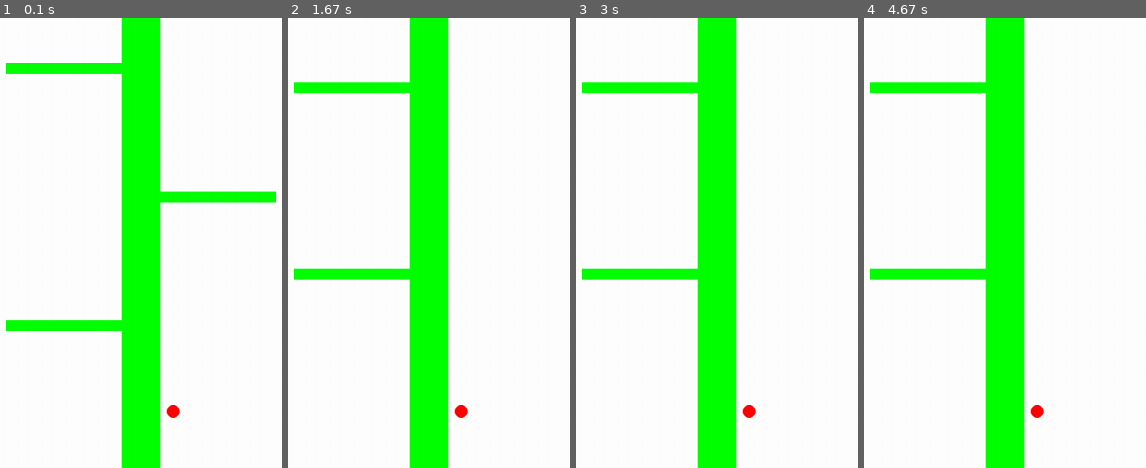
Above: before the commit, frames 1-4 (left to right).
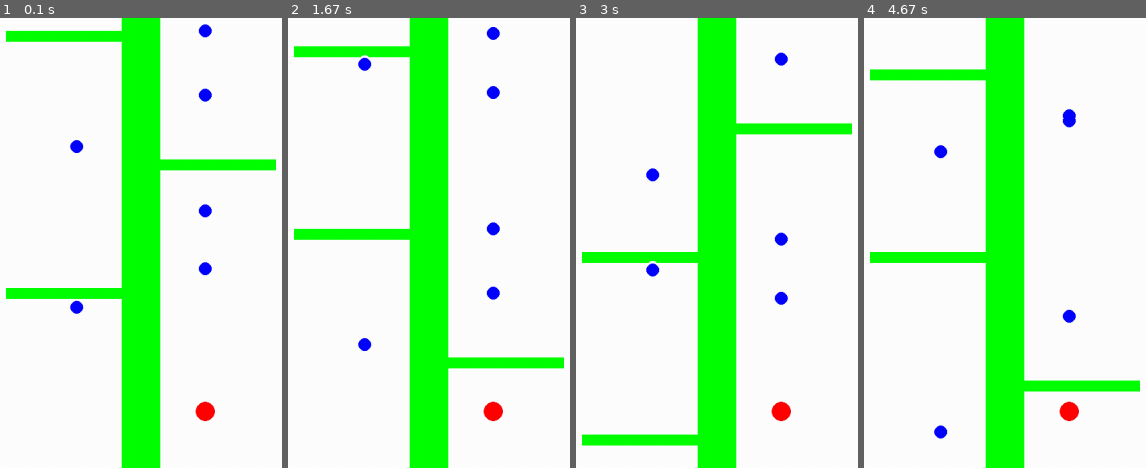
Above: after the commit, the same moments.

Repository: HeyItsBethany3/Game-Project
Game: pygame game, started from game.py
The game is run twice, just before and just after one commit, with the same random seed, the same clock (stepped at 60 frames per second) and the same inputs.
Inputs (mouse positions are in pixels of both pictures, inside the frame that each line leads up to):
- Up to frame 1 (0.1 s): no input
- Up to frame 2 (1.67 s): click (429, 243) at 0.38 s; hold Right 0.67-1.13 s
- Up to frame 3 (3 s): hold Left 1.67-2.2 s; hold Right from 2.67 s (still down)
- Up to frame 4 (4.67 s): release Right at 3.3 s; hold Left 3.33-3.8 s; hold Right 3.83-4.3 s

The runs differ from the first frame. In frame 1, 7.4% of the frame differs, in the area x 2-98%, y 1-90%; in frame 2, 6.5%; in frame 3, 6.2%; in frame 4, 6.3%.

Commit message:
Branches speed up, snowflakes
Now branches speed up over time, you have to click to start the game
initially and snowflakes collect points.

Diff:
--- a/game.py
+++ b/game.py
@@ -2,10 +2,11 @@
 # -*- coding: utf-8 -*-
 """
 Creates initial tree with branches. Snowman can be placed on left or right of
-tree. Game stops if snowman hits branches.
+tree. Game stops if snowman hits branches. Click to start the game.
 """
 import pygame
 import os
+start = False
 
 # Define screen variables
 sWidth = 1400 # screen width
@@ -19,14 +20,19 @@
 branchWidth = TreeWidth*3
 branchHeight = sHeight//40
 
-# Define snoman variables
-snowmanDist = 20   # Distance from tree
+# Define snowman variables
+snowmanDist = 70   # Distance from tree
 snowmanY = 7*sHeight//8   # Distance from screen top to centre of snowman
-rad = 10  # Snowman radius
+rad = 15  # Snowman radius
+radFlake = 10 # Snowflake radius
+
+# Keep score
+points = 0
+
 
 class Branches:
 
-    changeY = 5 # How quickly branch moves down vertically
+    changeY = 4 # How quickly branch moves down vertically
 
     def __init__(self,y, pos):
         self.y = y # height from top of screen
@@ -34,6 +40,7 @@
 
     def paint(self,colour):
         global screen
+
         # If branch has position left, draw to left of tree
         if self.pos == "left":
             pygame.draw.rect(screen, colour, \
@@ -47,6 +54,9 @@
 
     def move(self, snowmanPos):
         global bgColour,treeColour
+
+        if not start:
+            return
 
         # Hide current branch
         self.paint(bgColour)
@@ -91,6 +101,49 @@
         else:
             pygame.draw.circle(screen,colour,(TreeStartWidth+snowmanDist+TreeWidth,snowmanY),rad)
 
+class Snowflake:
+
+    changeY = 4
+
+    def __init__(self, y, pos):
+        self.pos = pos # left or right
+        self.y = y # y coordinates
+
+    def paint(self,colour):
+        # Draws snowflake on correct side of tree
+        global screen
+        if self.pos == "left":
+            pygame.draw.circle(screen,colour,(TreeStartWidth-snowmanDist,self.y),radFlake)
+        else:
+            pygame.draw.circle(screen,colour,(TreeStartWidth+snowmanDist+TreeWidth,self.y),radFlake)
+
+    def move(self, snowmanPos):
+        global bgColour, flakeColour, points
+
+        if not start:
+            return
+
+        # Hide current snowflake
+        self.paint(bgColour)
+        newY = self.y + self.changeY
+        # lower bound for branch y value
+        lowerBound = newY + branchHeight
+
+        if lowerBound < snowmanY+rad and lowerBound > snowmanY-rad and \
+        snowmanPos == self.pos:
+            # New flake be in snowmans space
+            points += 1
+            self.y = 0
+            self.paint(flakeColour)
+
+        elif (lowerBound > sHeight):
+            # snowflake starts at top of screen again
+            self.y = 0
+            self.paint(flakeColour)
+        else:
+            # Snowflake moves down
+            self.y += self.changeY
+            self.paint(flakeColour)
 
 # Main code
 
@@ -102,6 +155,7 @@
 bgColour = pygame.Color("white")
 treeColour = pygame.Color("green")
 snowmanColour = pygame.Color("red")
+flakeColour = pygame.Color("blue")
 
 # Colour the background
 screen.fill(bgColour)
@@ -124,15 +178,61 @@
 snowman = Snowman("right")
 snowman.paint(snowmanColour)
 
+# Create snowflakes
+flake1 = Snowflake(200, "left")
+flake1.paint(flakeColour)
+
+flake2 = Snowflake(450, "left")
+flake2.paint(flakeColour)
+
+flake3 = Snowflake(300, "right")
+flake3.paint(flakeColour)
+
+flake4 = Snowflake(390, "right")
+flake4.paint(flakeColour)
+
+flake5 = Snowflake(120, "right")
+flake5.paint(flakeColour)
+
+flake6 = Snowflake(20, "right")
+flake6.paint(flakeColour)
+
+# Sets the speed of program
+clock = pygame.time.Clock()
+clock.tick(40)
+counter = 1 # time counter
+
 while True:
 
     e = pygame.event.poll()
     if e.type == pygame.QUIT:
         # Can close game at any time
+
         break
+    elif e.type == pygame.MOUSEBUTTONDOWN :
+        # Click to start game
+        start = True
+        counter = 1 # time starts now
+
+    elif pygame.key.get_pressed()[pygame.K_LEFT]:
+        snowman.paint(bgColour)
+        snowman.pos = "left"
+        snowman.paint(snowmanColour)
+
+    elif pygame.key.get_pressed()[pygame.K_RIGHT]:
+        snowman.paint(bgColour)
+        snowman.pos = "right"
+        snowman.paint(snowmanColour)
 
     # Shows any changes made
     pygame.display.flip()
+
+    # Branches and snowflakes move faster over time
+    if counter%1000 == 0:
+        Branches.changeY += 2
+        Snowflake.changeY += 2
+    counter += 1
+
 
     # Move branches
     branch1.move(snowman.pos)
@@ -140,6 +240,14 @@
     branch3.move(snowman.pos)
 
 
-
+    # Move snowflakes
+    flake1.move(snowman.pos)
+    flake2.move(snowman.pos)
+    flake3.move(snowman.pos)
+    flake4.move(snowman.pos)
+    flake5.move(snowman.pos)
+    flake6.move(snowman.pos)
+
+print("You have {} points!".format(points))
 pygame.quit()  # Stops program
 os._exit(0)  # Stops program for mac OS users
